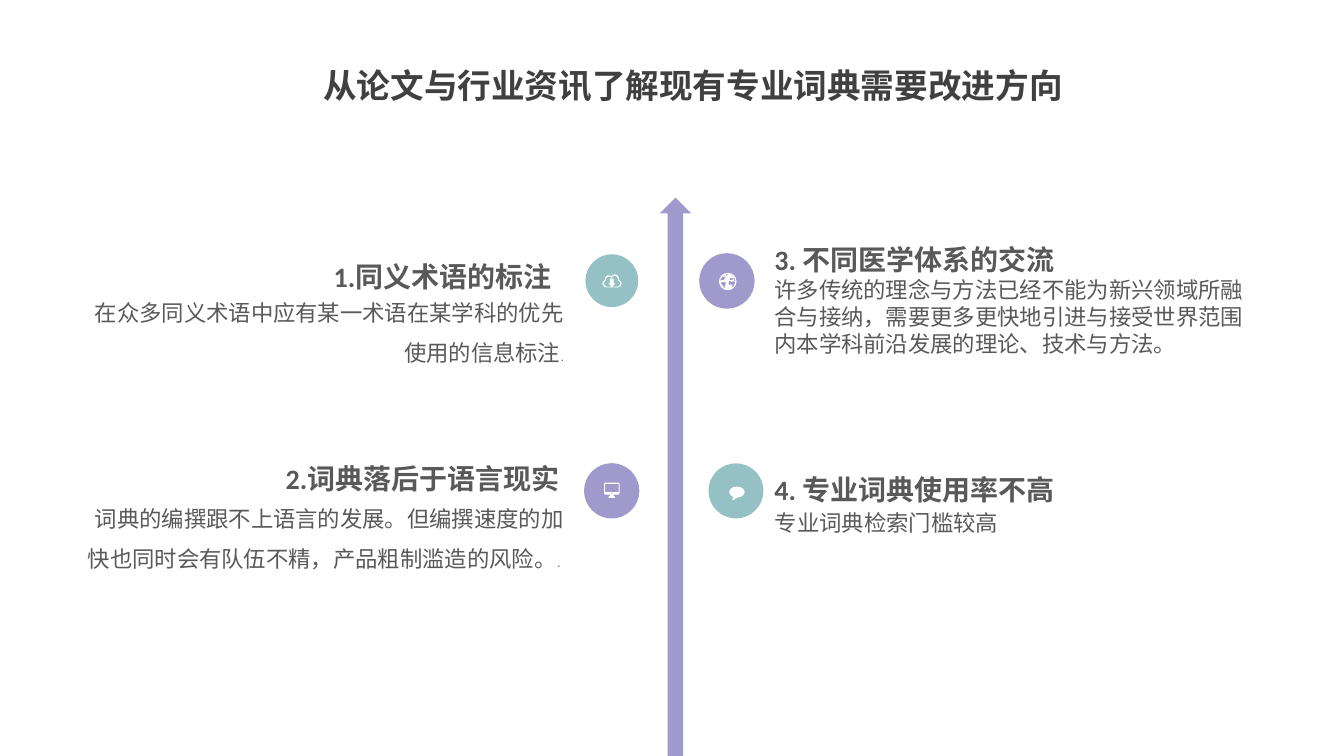
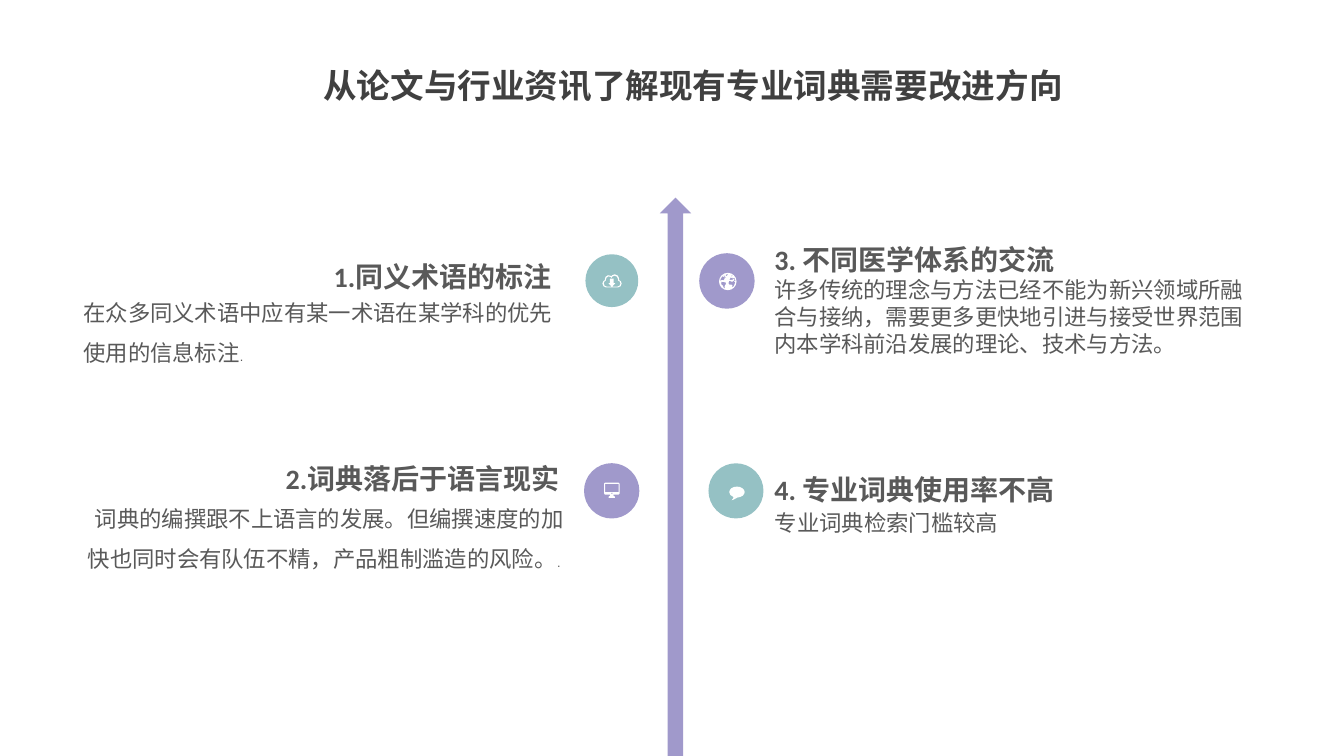
Before and after one commit to peijiawen98/TLK_1107, a slide deck: slide 16 of 电子词典需求分析.pptx. Drawn at 1344x756 pixels with LibreOffice and Linux fonts; fonts in the diff are those of the drawing. Boxes give left, top, right and bottom in pixels: in the first picture for what was removed or moved away, otherwise in the second. Text is boxed around its words. In the diff, an @@ line names an element or a change of style, - is before the commit and + after.

```diff
--- a/电子词典需求分析.pptx
+++ b/电子词典需求分析.pptx
@@ text "在众多同义术语中应有某一术语在某学科的优先使用的信息标注." at (x1=83, y1=302, x2=552, y2=363): alignment right to left @@
```
Also in this commit, not shown: 2 other slides changed, 1 slide removed.
